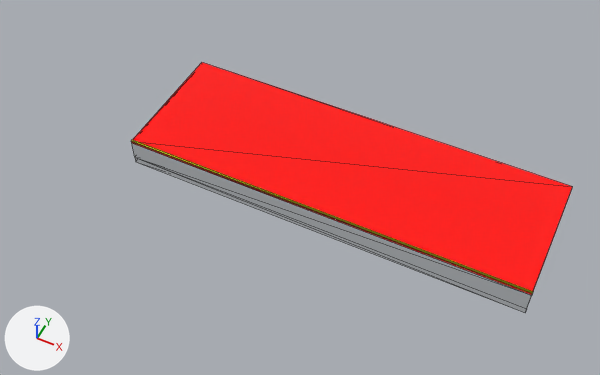
Two versions of the OBJ model backend/static/signs/Mica hút nổi ngôi sao búa liềm.obj, one commit apart.
One viewpoint serves both versions: a camera (50 mm lens) standing at (3.03, -3.31, 4.48) and looking at (1.19, 0.37, -0.11). Every picture has the same lights, and +X, +Y and +Z are marked at lower left. The older version comes first. Mesh edges are drawn as thin lines. Where no turn or scale is listed for an object, it has been applied to the vertices. Vertices at exactly the same position are counted once.

Names of what the first picture shows: 'mica_hut_noi_ngoi_sao_bua_liem'.
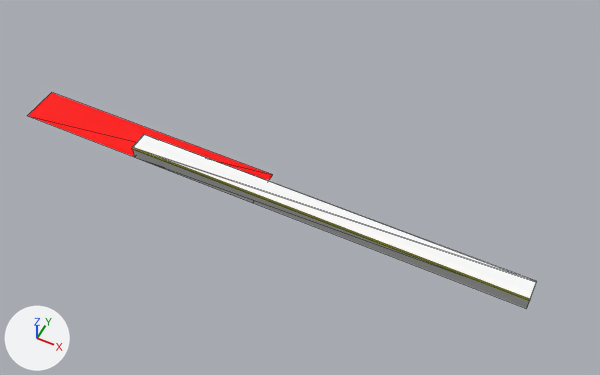
What differs and where, as boxes (x1, y1, x2, y2) in the pictures (600 x 375 px):
'mica_hut_noi_ngoi_sao_bua_liem', reshaped (16% wider, 14% shorter)
    before: (131, 62, 572, 313)
    after: (27, 93, 537, 308)

What the commit changed:
Material 'Mat_ffffff' (mat_mat_ffffff) is new.
Its base color is (1.0, 1.0, 1.0) (white #ffffff).
Its roughness is 0.0.
Material 'Mat_808080' (mat_mat_808080) is new.
Its base color is (0.502, 0.502, 0.502) (grey #bcbcbc).
Its roughness is 0.0.
me_mica_hut_noi_ngoi_sao_bua_liem is used by ob_mica_hut_noi_ngoi_sao_bua_liem; location (0.0, 0.0, 0.0).
me_mica_hut_noi_ngoi_sao_bua_liem had 24 vertices, 46 faces and spanned x 0.0..3.0, y 0.0..1.0, z -0.05..0.17.
me_mica_hut_noi_ngoi_sao_bua_liem no longer uses material mat_mat_b0b8c0 (light grey #d8dde1).
me_mica_hut_noi_ngoi_sao_bua_liem now has 22 vertices, 36 faces and spans x -1.01..3.0, y -0.01..0.3, z 0.0..0.11.
Part 1, on me_mica_hut_noi_ngoi_sao_bua_liem:
20 vertices are removed from x 0.0..3.0, y 0.0..1.0, z -0.05..0.17.
44 faces are deleted.
18 vertices are added at x -1.01..3.0, y -0.01..0.3, z 0.0..0.11.
10 new faces join them, mat_mat_808080 (grey #bcbcbc).
10 new faces join them, mat_mat_ffffff (white #ffffff).
2 new faces join them, mat_mat_ff0000 (red #ff0000).
12 new faces join them, mat_mat_ffff00 (yellow #ffff00).
me_mica_hut_noi_ngoi_sao_bua_liem gains material mat_mat_808080 (grey #bcbcbc).
me_mica_hut_noi_ngoi_sao_bua_liem gains material mat_mat_ffffff (white #ffffff).
